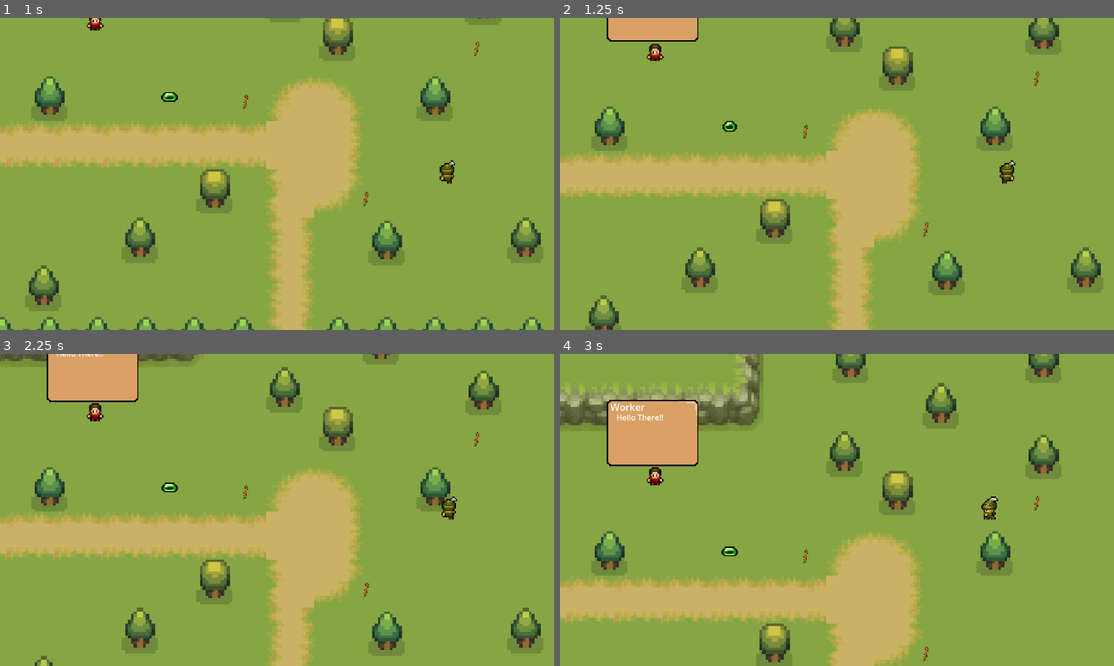
Above: before the commit, frames 1-4 (two rows, left to right).
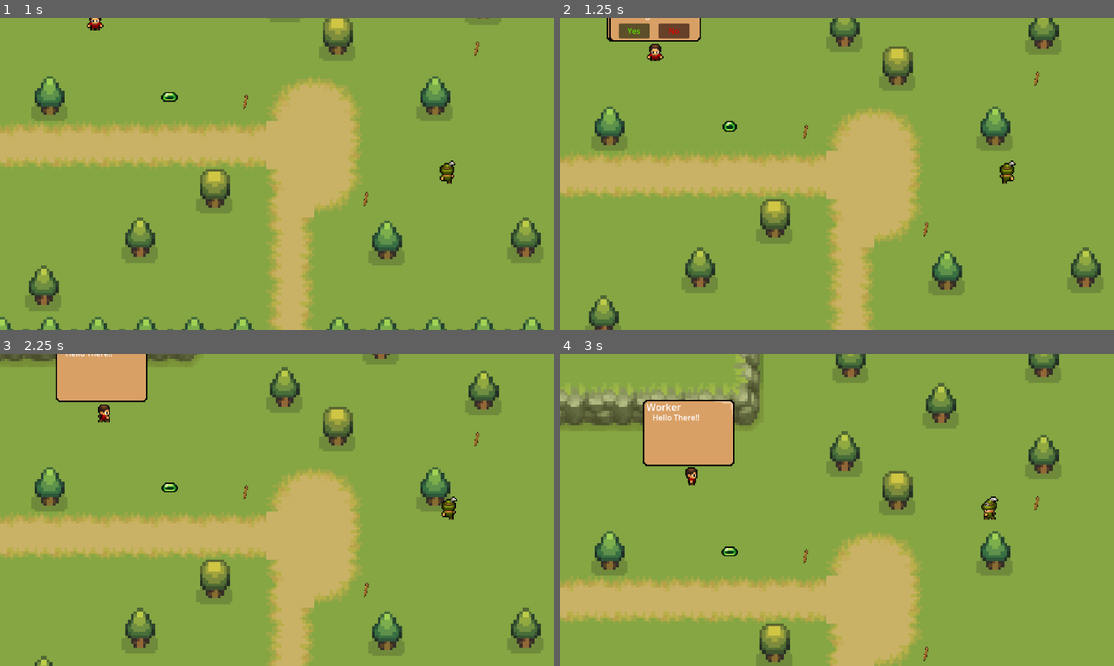
Above: after the commit, the same moments.

Repository: fcc-cs/a7-2d-survival-game-mohsinn1
Game: Godot game, scene res://scenes/world.tscn
The game is run twice, just before and just after one commit, with the same random seed, the same clock (stepped at 60 frames per second) and the same inputs. The engine's default icon, where the game draws it, is replaced by a stand-in: a white triangle on a blue panel in a dark square.
Inputs (mouse positions are in pixels of both pictures, inside the frame that each line leads up to):
- Up to frame 1 (1 s): move the mouse to (249, 236) at 0.52 s; hold W (up) from 0.53 s (still down); tap C (chat) at 0.6 s; tap P (pickup) at 0.8 s
- Up to frame 2 (1.25 s): keep holding W (up)
- Up to frame 3 (2.25 s): release W (up) at 1.25 s; click (72, 369) at 1.25 s, where only the run after the commit has a clickable "Yes"; move the mouse to (443, 556) at 2.02 s; hold W (up) from 2.03 s (still down); tap P (pickup) at 2.1 s
- Up to frame 4 (3 s): tap Q (quest, bound only after the commit) at 2.3, 2.85 s; move the mouse to (670, 463) at 2.77 s; release W (up) at 2.78 s; hold A (left) from 2.78 s (still down)

Frame 1 is identical in both runs. In frame 2, 0.6% of the frame differs, in the area x 8-26%, y 0-8%; in frame 3, 0.9%; in frame 4, 3.4%, in the area x 8-32%, y 14-43%.
Error after the commit: Attempt to call function 'next_quest' in base 'null instance' on a null instance. (res://scripts/npc.gd:59)

Commit message:
Video # 11 Partial Feature

Diff:
--- a/project.godot
+++ b/project.godot
@@ -62,6 +62,11 @@
 "events": [Object(InputEventKey,"resource_local_to_scene":false,"resource_name":"","device":-1,"window_id":0,"alt_press …(191 unchanged characters)…
 ]
 }
+quest={
+"deadzone": 0.2,
+"events": [Object(InputEventKey,"resource_local_to_scene":false,"resource_name":"","device":-1,"window_id":0,"alt_pressed":false,"shift_pressed":false,"ctrl_pressed":false,"meta_pressed":false,"pressed":false,"keycode":0,"physical_keycode":81,"key_label":0,"unicode":113,"location":0,"echo":false,"script":null)
+]
+}
 
 [rendering]
 
--- a/scenes/npc.tscn
+++ b/scenes/npc.tscn
@@ -1,8 +1,9 @@
-[gd_scene load_steps=41 format=3 uid="uid://ca4vq225py3jt"]
+[gd_scene load_steps=42 format=3 uid="uid://ca4vq225py3jt"]
 
 [ext_resource type="Script" uid="uid://bgfcb8bkxcbnd" path="res://scripts/npc.gd" id="1_abqhh"]
 [ext_resource type="Texture2D" uid="uid://diw8d1w7wpjur" path="res://art/character/Human-Worker-Red.png" id="1_nh2m4"]
 [ext_resource type="PackedScene" uid="uid://bgk3f6tiisdnc" path="res://scenes/dialogue.tscn" id="3_rv78h"]
+[ext_resource type="PackedScene" uid="uid://bxpjtnwx74n5" path="res://scenes/npc_quest.tscn" id="4_7n8xq"]
 
 [sub_resource type="AtlasTexture" id="AtlasTexture_abqhh"]
 atlas = ExtResource("1_nh2m4")
@@ -320,7 +321,10 @@
 offset_top = 0.0
 offset_bottom = 40.0
 
+[node name="npcQuest" parent="." instance=ExtResource("4_7n8xq")]
+
 [connection signal="body_entered" from="chat_detection_area" to="." method="_on_chat_detection_area_body_entered"]
 [connection signal="body_exited" from="chat_detection_area" to="." method="_on_chat_detection_area_body_exited"]
 [connection signal="timeout" from="Timer" to="." method="_on_timer_timeout"]
 [connection signal="d_finished" from="dialogue" to="." method="_on_dialogue_d_finished"]
+[connection signal="quest_menu_closed" from="npcQuest" to="." method="_on_npc_quest_quest_menu_closed"]
--- /dev/null
+++ b/scenes/npc_quest.tscn
@@ -0,0 +1,121 @@
+[gd_scene load_steps=3 format=3 uid="uid://bxpjtnwx74n5"]
+
+[ext_resource type="Texture2D" uid="uid://bt2647gesp1yb" path="res://art/inventory_art/inventory-background.png" id="1_3yyw7"]
+[ext_resource type="Script" uid="uid://3fxljulaxm0x" path="res://scripts/npc_quest.gd" id="1_yqrum"]
+
+[node name="npcQuest" type="Control"]
+layout_mode = 3
+anchors_preset = 0
+offset_right = 40.0
+offset_bottom = 40.0
+script = ExtResource("1_yqrum")
+
+[node name="questUI" type="NinePatchRect" parent="."]
+offset_left = -38.0
+offset_top = -64.0
+offset_right = 38.0
+offset_bottom = -9.0
+texture = ExtResource("1_3yyw7")
+patch_margin_left = 3
+patch_margin_top = 3
+patch_margin_right = 3
+patch_margin_bottom = 3
+
+[node name="Name" type="RichTextLabel" parent="questUI"]
+layout_mode = 0
+offset_left = 3.0
+offset_right = 147.0
+offset_bottom = 25.0
+scale = Vector2(0.5, 0.5)
+text = "Worker Quest:"
+
+[node name="Text" type="RichTextLabel" parent="questUI"]
+layout_mode = 0
+offset_left = 8.0
+offset_top = 10.0
+offset_right = 145.0
+offset_bottom = 112.0
+scale = Vector2(0.4, 0.4)
+text = "could you go and pickup 3 sticks off the ground?"
+
+[node name="noButton" type="Button" parent="questUI"]
+modulate = Color(1, 0, 0, 1)
+layout_mode = 0
+offset_left = 41.0
+offset_top = 40.0
+offset_right = 105.0
+offset_bottom = 71.0
+scale = Vector2(0.4, 0.4)
+text = "No"
+
+[node name="yesButton" type="Button" parent="questUI"]
+modulate = Color(0.4, 1, 0, 1)
+layout_mode = 0
+offset_left = 8.0
+offset_top = 40.0
+offset_right = 72.0
+offset_bottom = 71.0
+scale = Vector2(0.4, 0.4)
+text = "Yes"
+
+[node name="noQuest" type="NinePatchRect" parent="."]
+visible = false
+offset_left = -38.0
+offset_top = -64.0
+offset_right = 38.0
+offset_bottom = -9.0
+texture = ExtResource("1_3yyw7")
+patch_margin_left = 3
+patch_margin_top = 3
+patch_margin_right = 3
+patch_margin_bottom = 3
+
+[node name="Name" type="RichTextLabel" parent="noQuest"]
+layout_mode = 0
+offset_left = 3.0
+offset_right = 147.0
+offset_bottom = 25.0
+scale = Vector2(0.5, 0.5)
+text = "Worker Quest:"
+
+[node name="Text" type="RichTextLabel" parent="noQuest"]
+layout_mode = 0
+offset_left = 8.0
+offset_top = 10.0
+offset_right = 175.0
+offset_bottom = 112.0
+scale = Vector2(0.4, 0.4)
+text = "no current quest available.
+please come back later!"
+
+[node name="finishQuest" type="NinePatchRect" parent="."]
+visible = false
+offset_left = -38.0
+offset_top = -64.0
+offset_right = 38.0
+offset_bottom = -9.0
+texture = ExtResource("1_3yyw7")
+patch_margin_left = 3
+patch_margin_top = 3
+patch_margin_right = 3
+patch_margin_bottom = 3
+
+[node name="Name" type="RichTextLabel" parent="finishQuest"]
+layout_mode = 0
+offset_left = 3.0
+offset_right = 147.0
+offset_bottom = 25.0
+scale = Vector2(0.5, 0.5)
+text = "Worker:"
+
+[node name="Text" type="RichTextLabel" parent="finishQuest"]
+layout_mode = 0
+offset_left = 8.0
+offset_top = 10.0
+offset_right = 145.0
+offset_bottom = 112.0
+scale = Vector2(0.4, 0.4)
+text = "Great Job! Thank You so much!!"
+
+[connection signal="pressed" from="questUI/noButton" to="." method="_on_no_button_pressed"]
+[connection signal="pressed" from="questUI/yesButton" to="." method="_on_yes_button_pressed"]
--- a/scenes/world.tscn
+++ b/scenes/world.tscn
@@ -326,3 +326,5 @@
 
 [node name="npc" parent="." instance=ExtResource("10_w7kh3")]
 position = Vector2(-142, -42)
+
+[connection signal="stick_collected" from="Player" to="npc" method="_on_player_stick_collected"]
--- a/scripts/npc.gd
+++ b/scripts/npc.gd
@@ -54,6 +54,13 @@
 		npc.play("idle")
 
 
+	if Input.is_action_just_pressed("quest"):
+		print("quest started")
+		$npc_quest.next_quest()
+		isRoaming = false
+		isChatting = true
+		npc.play("idle")
+
 func choose(array):
 	array.shuffle()
 	return array.front()
@@ -85,3 +92,14 @@
 func _on_dialogue_d_finished() -> void:
 	isChatting = false
 	isRoaming = true
+
+
+func _on_npc_quest_quest_menu_closed() -> void:
+	isChatting = false
+	isRoaming = true
+
+
+
+
+func _on_player_stick_collected() -> void:
+	$npcQuest.stickCollecetd()
--- /dev/null
+++ b/scripts/npc_quest.gd
@@ -0,0 +1,45 @@
+extends Control
+
+signal quest_menu_closed
+
+var quest1_active  = false
+var quest1_completed = false
+var stick = 0
+
+
+func _process(delta: float) -> void:
+	if quest1_active:
+		if stick == 3 :
+			print("Completed!!")
+			quest1_active = false
+			quest1_completed = true
+
+
+
+func quest1_chat():
+	$questUI.visible = true
+
+
+func _on_yes_button_pressed() -> void:
+	$questUI.visible = false
+	quest1_active = true
+	stick = 0
+	emit_signal("quest_menu_closed")
+
+func _on_no_button_pressed() -> void:
+	$questUI.visible = false
+	quest1_active = false
+	emit_signal("quest_menu_closed")
+
+func next_quest():
+	if !quest1_completed:
+		quest1_chat()
+	else:
+		$noQuest.visible = true
+		await get_tree().create_timer(3).timeout
+		$noQuest.visible = false
+
+
+func stickCollected():
+	stick +=1
+	print(stick)
--- a/scripts/player.gd
+++ b/scripts/player.gd
@@ -9,6 +9,10 @@
 @onready var player = $AnimatedSprite2D
 var mouse_loc_from_player = null
 @onready var camera = $Camera2D
+signal stick_collected
+signal apple_collected
+signal slime_collected
+
 
 func _physics_process(delta: float) -> void:
 	mouse_loc_from_player = get_global_mouse_position() - self.position
@@ -96,3 +100,15 @@
 
 func collect(item):
 	inv.insert(item)
+	print(item)
+	if str(item) == "<Resource#-9223372003333896773>":
+		print("STICK PICKED UP")
+		emit_signal("stick_collected")
+
+	elif str(item) == "<Resource#-9223372004223089232>":
+		print("APPLE PICKED")
+		emit_signal("apple_collected")
+
+	elif str(item) == "<Resource#-9223372002276932156>":
+		print("SLIME COLLECTED")
+		emit_signal("slime_collected")
Not shown, added: scripts/npc_quest.gd.uid
